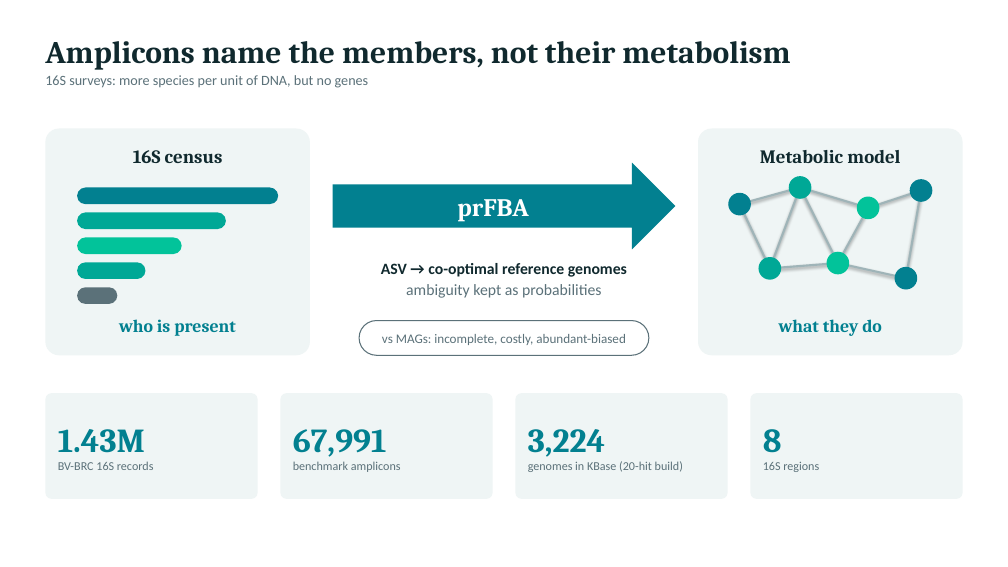
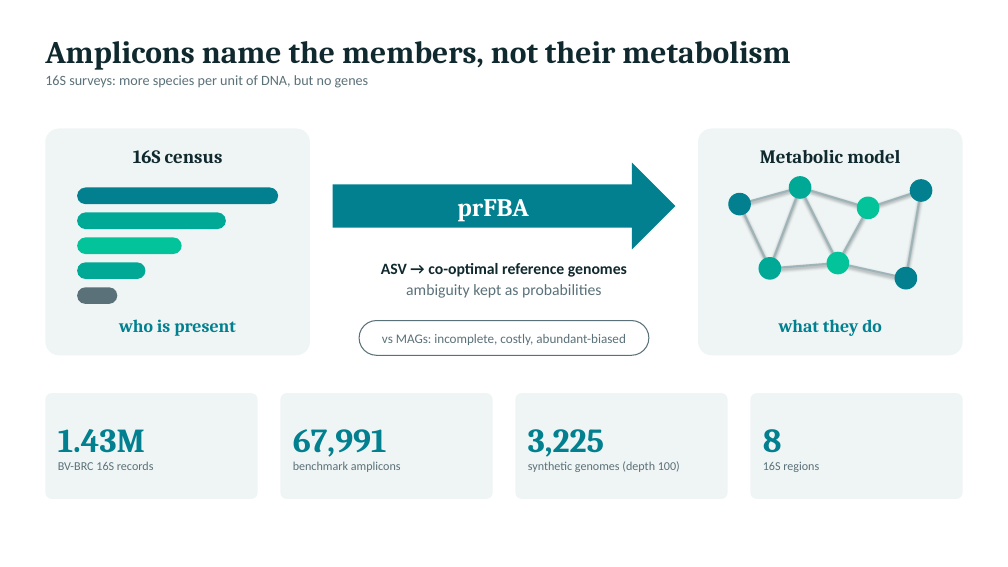
Before and after one commit to freiburgermsu/prFBA, a slide deck: slide 2 of presentations/prFBA_updates_2026-10.pptx. Drawn at 1008x567 pixels with LibreOffice and Linux fonts; fonts in the diff are those of the drawing. Boxes give left, top, right and bottom in pixels: in the first picture for what was removed or moved away, otherwise in the second. Text is boxed around its words. In the diff, an @@ line names an element or a change of style, - is before the commit and + after.

```diff
--- a/presentations/prFBA_updates_2026-10.pptx
+++ b/presentations/prFBA_updates_2026-10.pptx
@@ text in rounded rectangle at bbox=[528, 429, 680, 472]: text changed @@
-3,224
-genomes in KBase (20-hit build)
+3,225
+synthetic genomes (depth 100)
```
Also in this commit, not shown: 3 other slides changed, 1 slide added, 25 other files.
